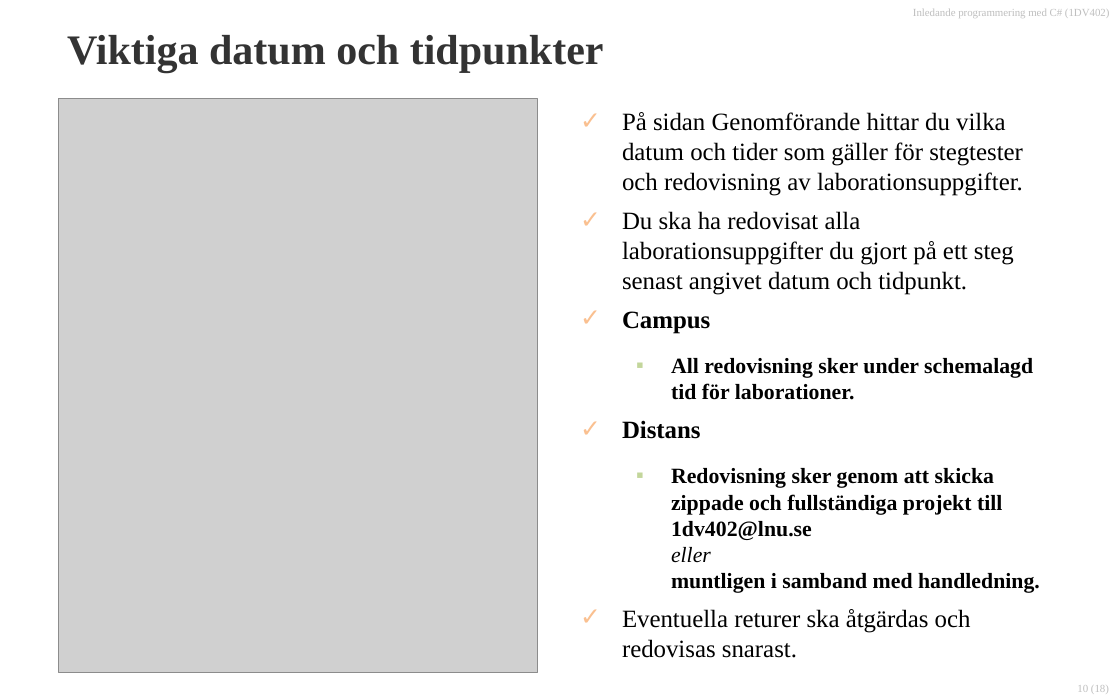
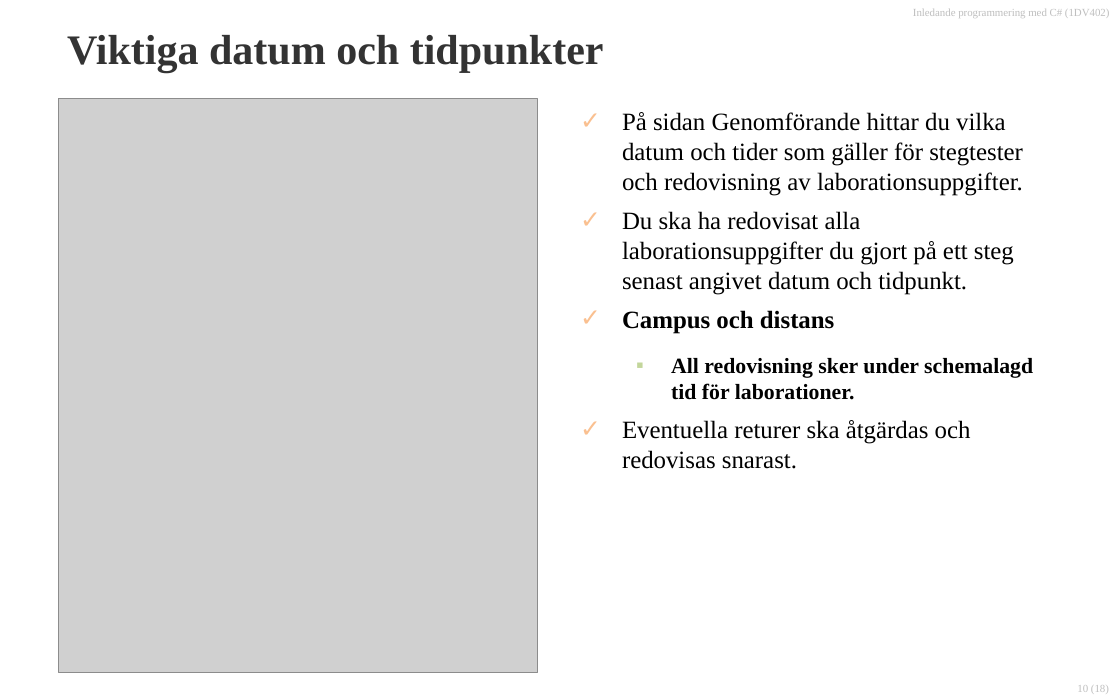
Before and after one commit to 1dv402/kursmaterial, a slide deck: slide 10 of Presentationsmaterial/Dokument/1.0 Introduktion, 2014-2015 lp1.pptx. Drawn at 1120x700 pixels with LibreOffice and Linux fonts; fonts in the diff are those of the drawing; grey boxes stand for pictures; background and template pictures are left out. Boxes give left, top, right and bottom in pixels: in the first picture for what was removed or moved away, otherwise in the second. Text is boxed around its words. In the diff, an @@ line names an element or a change of style, - is before the commit and + after.

```diff
--- a/Presentationsmaterial/Dokument/1.0 Introduktion, 2014-2015 lp1.pptx
+++ b/Presentationsmaterial/Dokument/1.0 Introduktion, 2014-2015 lp1.pptx
@@ text at [622,310,834,334]: text changed @@
-✓ Campus
+✓ Campus och distans
@@ text at [622,420,1040,593]: paragraphs removed @@
-✓ Distans
-  ▪ Redovisning sker genom att skicka zippade och fullständiga projekt till 1dv402@lnu.se
-    eller
-    muntligen i samband med handledning.
```
Also in this commit, not shown: 2 other slides changed, 3 other files.
